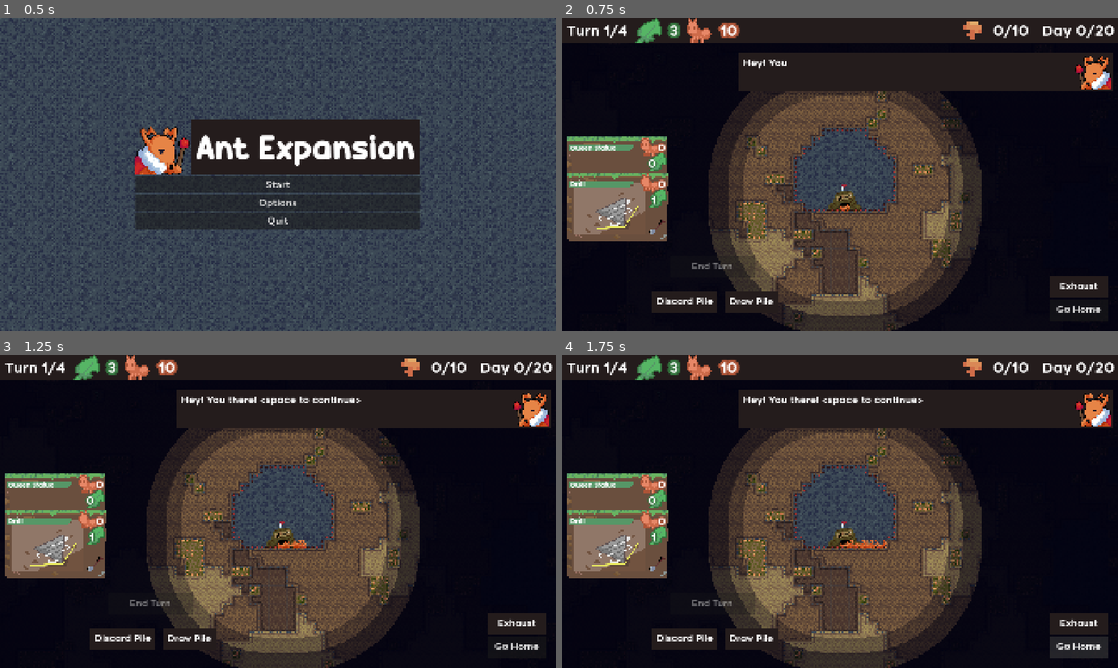
Above: before the commit, frames 1-4 (two rows, left to right).
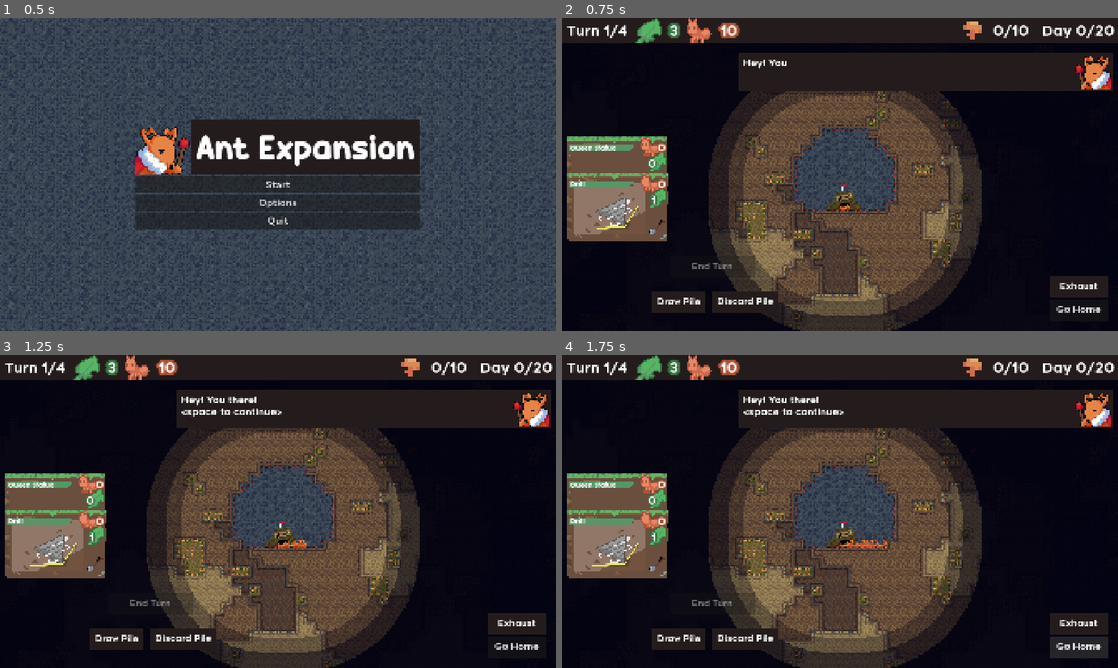
Above: after the commit, the same moments.

Repository: zunda-arrow/pizza-jam-16
Game: Godot game, scene res://menu/menu.tscn
Two runs of this game, one before a commit and one after it. Both use one fixed random seed, a clock stepped at 60 frames per second and the inputs below. The engine's default icon, where the game draws it, is replaced by a stand-in: a white triangle on a blue panel in a dark square.
Inputs:
- Up to frame 1 (0.5 s): no input
- Up to frame 2 (0.75 s): click "Start" at 0.5 s
- Up to frame 3 (1.25 s): no input
- Up to frame 4 (1.75 s): click "Go Home" at 1.25 s

Frame 1 is identical in both runs. In frame 2, 0.4% of the frame differs, in the area x 17-38%, y 87-95%; in frame 3, 0.9%, in the area x 17-65%, y 13-95%; in frame 4, 0.9%.

Commit message:
tutorial update

Diff:
--- a/game/Arena.tscn
+++ b/game/Arena.tscn
@@ -127,9 +127,9 @@
 gap = Vector2(335, 235)
 
 [node name="DrawPile" type="PanelContainer" parent="Camera" unique_id=1965561152]
-offset_left = -397.0
+offset_left = -648.0
 offset_top = 402.0
-offset_right = -215.0
+offset_right = -466.0
 offset_bottom = 477.0
 
 [node name="Label" type="Label" parent="Camera/DrawPile" unique_id=1340981094]
@@ -139,9 +139,9 @@
 horizontal_alignment = 1
 
 [node name="DiscardPile" type="PanelContainer" parent="Camera" unique_id=703672857]
-offset_left = -649.0
+offset_left = -440.0
 offset_top = 401.0
-offset_right = -423.0
+offset_right = -214.0
 offset_bottom = 476.0
 
 [node name="Label" type="Label" parent="Camera/DiscardPile" unique_id=2106178975]
--- a/game/manage_tutorial.gd
+++ b/game/manage_tutorial.gd
@@ -9,19 +9,19 @@
 var current_line = -1
 
 var dialouge_lines = [
-	["queen", "Hey! You there! <space to continue>"],
-	["ant", "... <space to continue>"],
-	["queen", "You’re promoted, you’re now the new NEO - that’s nest expansion officer to the newbies. <space to continue>"],
-	["ant", "... <space to continue>"],
-	["queen", "The nest is expanding and I need enough fungus to feed my larvae, you better get digging or you’re DECAPITATED. <space to continue>"],
-	["ant", "... (panicks) ... <space to continue>"],
-	["queen", "What are you waiting for? Get to work! <space to continue>"],
+	["queen", "Hey! You there! \n<space to continue>"],
+	["ant", "... \n<space to continue>"],
+	["queen", "You’re promoted, you’re now the new NEO - that’s nest expansion officer to the newbies. \n<space to continue>"],
+	["ant", "... \n<space to continue>"],
+	["queen", "The nest is expanding and I need enough fungus to feed my larvae, you better get digging or you’re DECAPITATED. \n<space to continue>"],
+	["ant", "... (panicks) ... \n<space to continue>"],
+	["queen", "What are you waiting for? Get to work! \n<space to continue>"],
 	["queen", "First thing to know, is how to drill. Use your drill to expand this cavern.", 0],
-	["queen", "Acceptable, I guess. <space to continue>", 200],
-	["queen", "I need everyone to know of my greatness, so build me a statue. It’ll also serve as a point for your workers to expand around.", 0],
-	["queen", "Don’t I look beautiful? Obviously this statue is eternal, but most buildings only last the day. <space to continue>", -1],
-	["queen", "Now, your daily quota is in the top left, your energy and workers in the top right and you can see what buildings and drills you have available on the left. <space to continue>"],
-	["queen", "Good luck, and remember the consequences of you failing. <space to exit>"]
+	["queen", "Acceptable, I guess. \n<space to continue>", 200],
+	["queen", "I need everyone to know of my greatness, so build me a statue. It’ll also serve as a point for your workers to work around.", 0],
+	["queen", "Don’t I look beautiful? Obviously this statue is eternal, but most buildings only last one day. \n<space to continue>", -1],
+	["queen", "Now, your daily goal is in the top left, and your energy and workers are in the top right. You see what buildings and drills you have available on the left. \n<space to continue>"],
+	["queen", "Good luck, and remember the consequences of you failing. \n<space to exit>"]
 ]
 
 func _ready() -> void:
